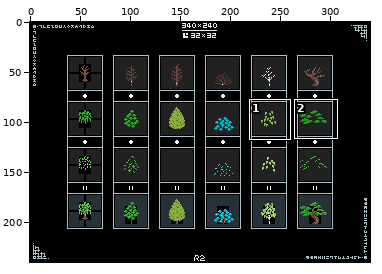
Pixel-art file: works/pixel_dailies/pixel_dailies_20210902_set_of_trees_v2.aseprite. The picture above shows the old version from afar; the outline marks the close-up.
Close-up. First the earlier version:
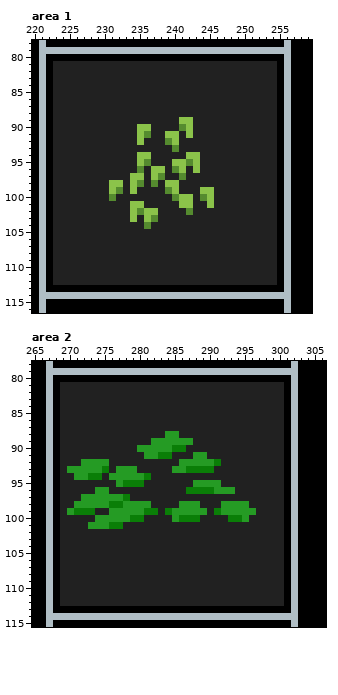
340x240 pixels, 1 frame. Shown: area 1: x 220..259, y 78..116; area 2: x 265..306, y 78..115. The commit also changed other parts of the picture, which this record leaves out.
Once edited:
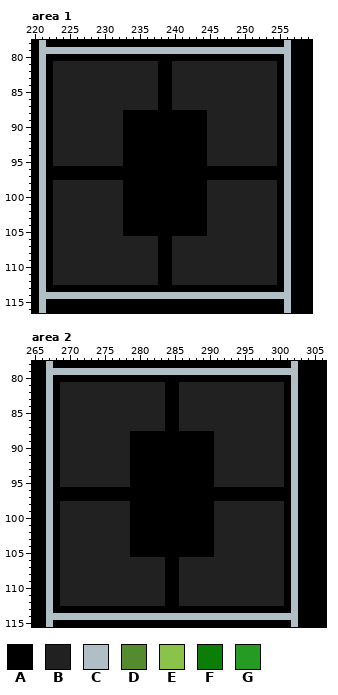
Palette (. is transparent): A #000000  B #212121  C #b0bec5  D #558b2f  E #8bc34a  F #0a7e07  G #259b24
Changes in this commit:
layer "leaf_2" now hidden
Changed rows in their new state; - is an unchanged pixel.
Area 1:
first column x 223:
 81 ---------------AA---------------
 82 ---------------AA---------------
 83 ---------------AA---------------
 84 ---------------AA---------------
 85 ---------------AA---------------
 86 ---------------AA---------------
 87 ---------------AA---------------
 88 ----------AAAAAAAAAAAA----------
 89 ----------AAAAAAAAAAAA----------
 90 ----------AAAAAAAAAAAA----------
 91 ----------AAAAAAAAAAAA----------
 92 ----------AAAAAAAAAAAA----------
 93 ----------AAAAAAAAAAAA----------
 94 ----------AAAAAAAAAAAA----------
 95 ----------AAAAAAAAAAAA----------
 96 AAAAAAAAAAAAAAAAAAAAAAAAAAAAAAAA
 97 AAAAAAAAAAAAAAAAAAAAAAAAAAAAAAAA
 98 --------BBAAAAAAAAAAAA----------
 99 --------BBAAAAAAAAAAAAB---------
100 --------B-AAAAAAAAAAAAB---------
101 ----------AAAAAAAAAAAAB---------
102 ----------AAAAAAAAAAAA----------
103 ----------AAAAAAAAAAAA----------
104 ----------AAAAAAAAAAAA----------
105 ----------AAAAAAAAAAAA----------
106 ---------------AA---------------
107 ---------------AA---------------
108 ---------------AA---------------
109 ---------------AA---------------
110 ---------------AA---------------
111 ---------------AA---------------
112 ---------------AA---------------
Area 2:
first column x 269:
 81 ---------------AA---------------
 82 ---------------AA---------------
 83 ---------------AA---------------
 84 ---------------AA---------------
 85 ---------------AA---------------
 86 ---------------AA---------------
 87 ---------------AA---------------
 88 ----------AAAAAAAAAAAA----------
 89 ----------AAAAAAAAAAAA----------
 90 ----------AAAAAAAAAAAA----------
 91 ----------AAAAAAAAAAAA----------
 92 ---BBBB---AAAAAAAAAAAAB---------
 93 -BBBBBB-BBAAAAAAAAAAAA----------
 94 --BBBB-BBBAAAAAAAAAAAA----------
 95 --------BBAAAAAAAAAAAAB---------
 96 AAAAAAAAAAAAAAAAAAAAAAAAAAAAAAAA
 97 AAAAAAAAAAAAAAAAAAAAAAAAAAAAAAAA
 98 --BBBBBBBBAAAAAAAAAAAA-BBBB-----
 99 -BBBB--BBBAAAAAAAAAAAABBBBBB----
100 -----BBBBBAAAAAAAAAAAA--BBB-----
101 ----BBBBB-AAAAAAAAAAAA----------
102 ----------AAAAAAAAAAAA----------
103 ----------AAAAAAAAAAAA----------
104 ----------AAAAAAAAAAAA----------
105 ----------AAAAAAAAAAAA----------
106 ---------------AA---------------
107 ---------------AA---------------
108 ---------------AA---------------
109 ---------------AA---------------
110 ---------------AA---------------
111 ---------------AA---------------
112 ---------------AA---------------
